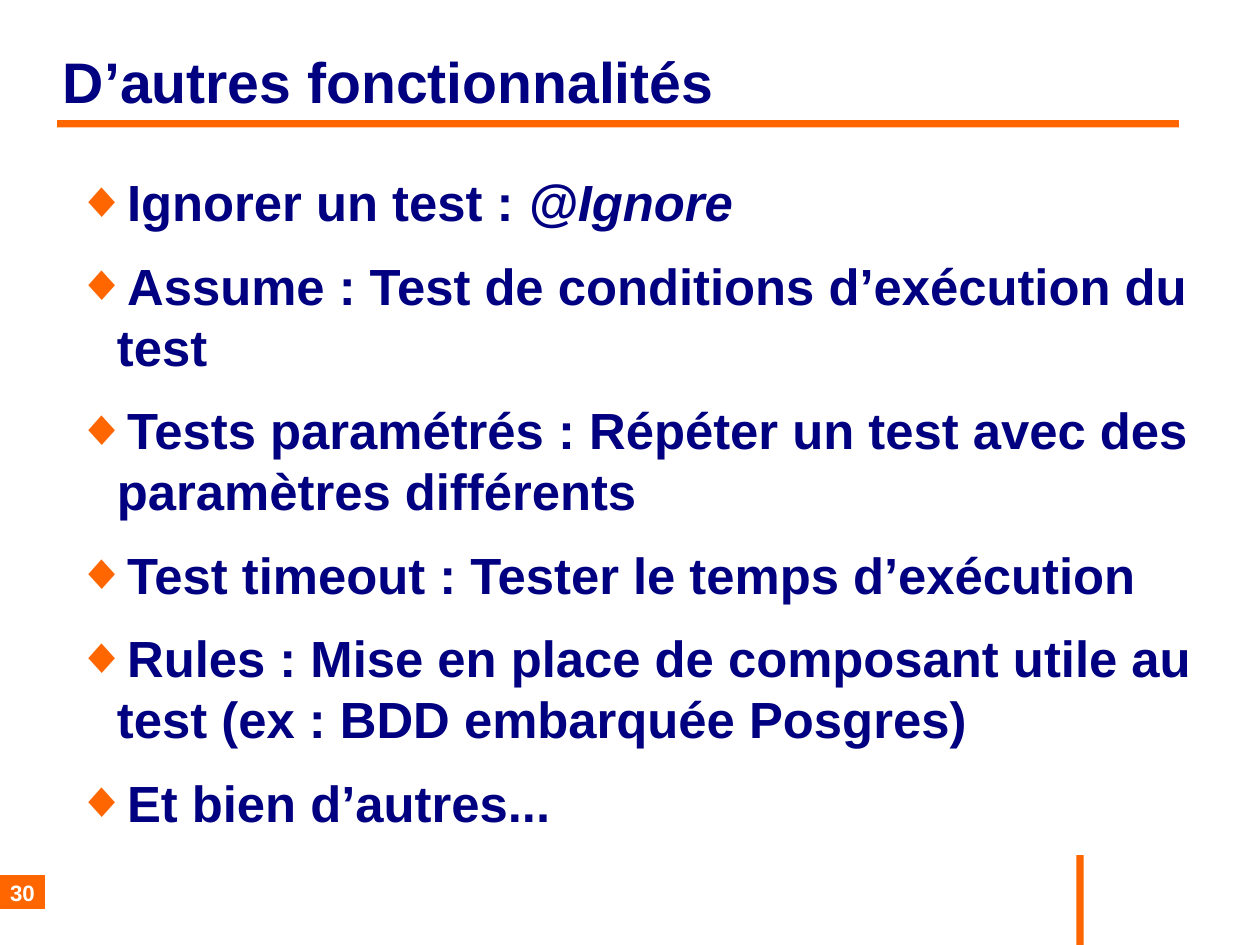
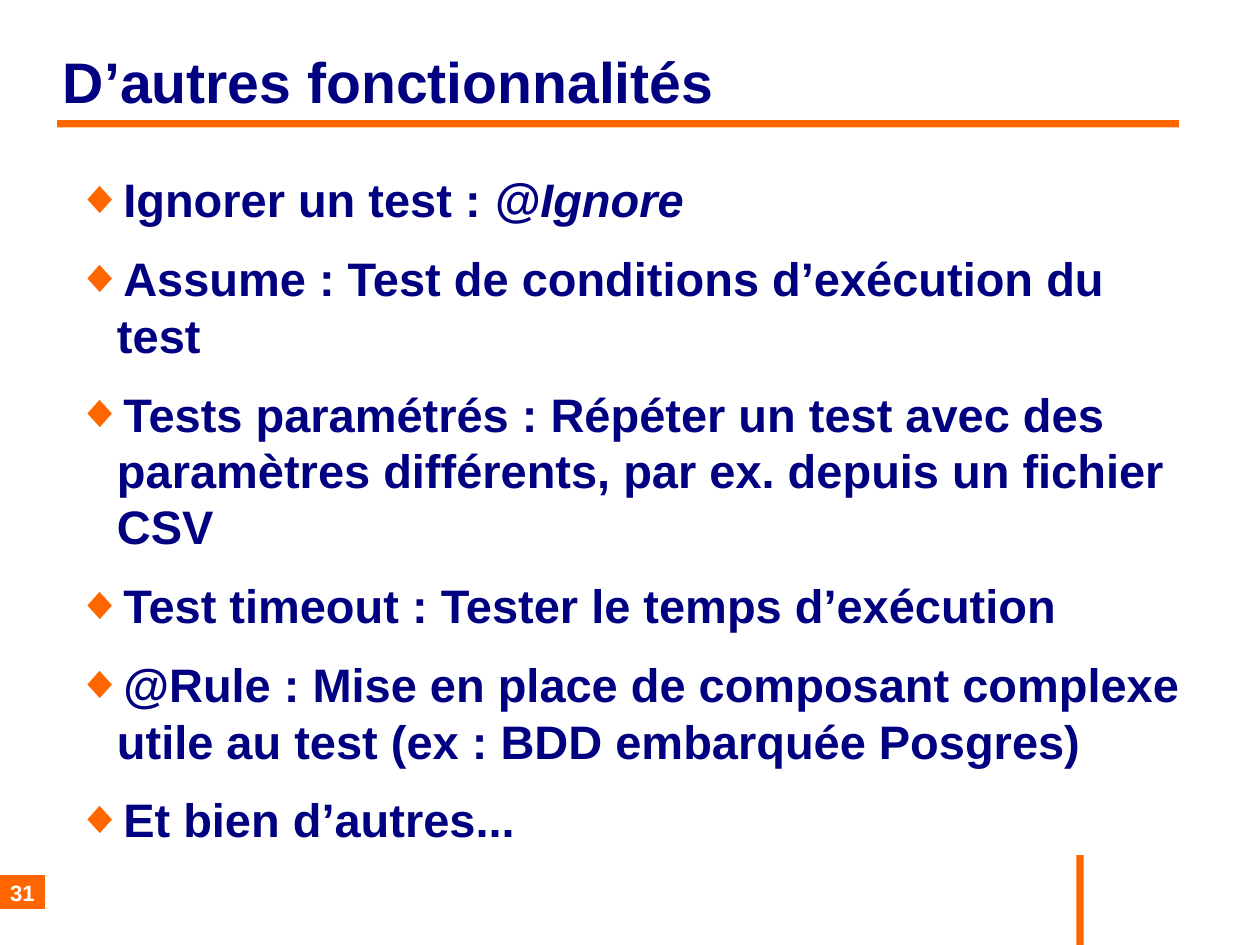
Before and after one commit to philphils/tests-unitaires-et-moins-unitaires, a slide deck: slide 31 of tests-unitaires-cours/nouveauDiapo/diapo_tests_unitaires.odp (slide 30 before the commit). Drawn at 1260x945 pixels with LibreOffice and Linux fonts; fonts in the diff are those of the drawing; background and template pictures are left out. Boxes give left, top, right and bottom in pixels: in the first picture for what was removed or moved away, otherwise in the second. Text is boxed around its words. In the diff, an @@ line names an element or a change of style, - is before the commit and + after.

Commit message:
@Rule

```diff
--- a/tests-unitaires-cours/nouveauDiapo/diapo_tests_unitaires.odp
+++ b/tests-unitaires-cours/nouveauDiapo/diapo_tests_unitaires.odp
@@ text at (117, 183, 1103, 632): size 32 to 29.6 pt in "Ignorer un test : @Ignore", "Assume : Test de conditions d’exécution du ...", "Test timeout : Tester le temps d’exécution", "Et bien d’autres..." @@
@@ text at (117, 397, 1164, 545): text changed; size 32 to 29.6 pt @@
-◆ Tests paramétrés : Répéter un test avec des paramètres différents
+◆ Tests paramétrés : Répéter un test avec des paramètres différents, par ex. depuis un fichier CSV
@@ text at (117, 668, 1179, 768): text changed; size 32 to 29.6 pt @@
-◆ Rules : Mise en place de composant utile au test (ex : BDD embarquée Posgres)
+◆ @Rule : Mise en place de composant complexe utile au test (ex : BDD embarquée Posgres)
@@ page number at (10, 885, 35, 902): text changed @@
-30
+31
```
Also in this commit, not shown: 1 other slide changed, 1 slide added.
